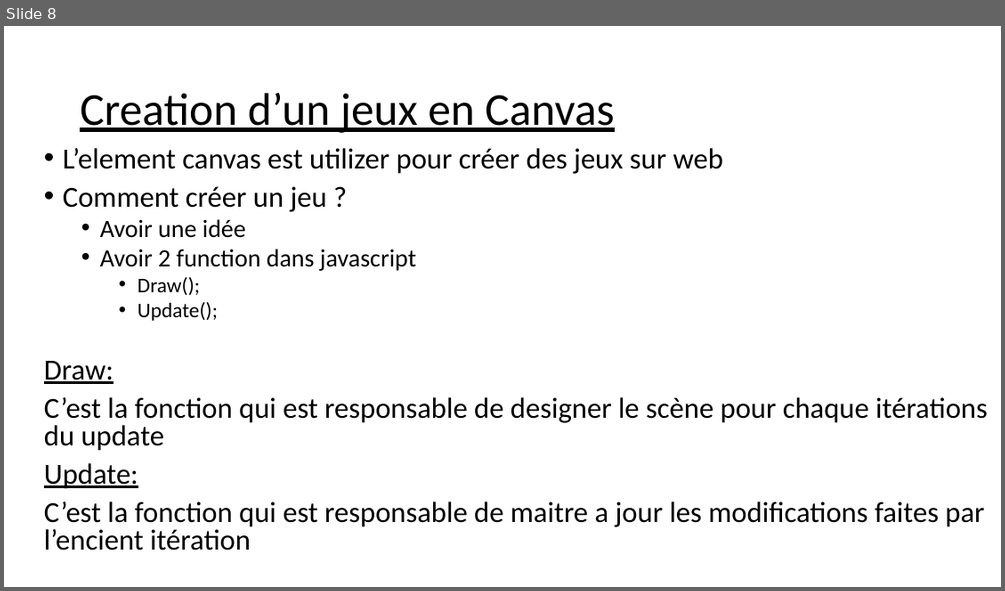
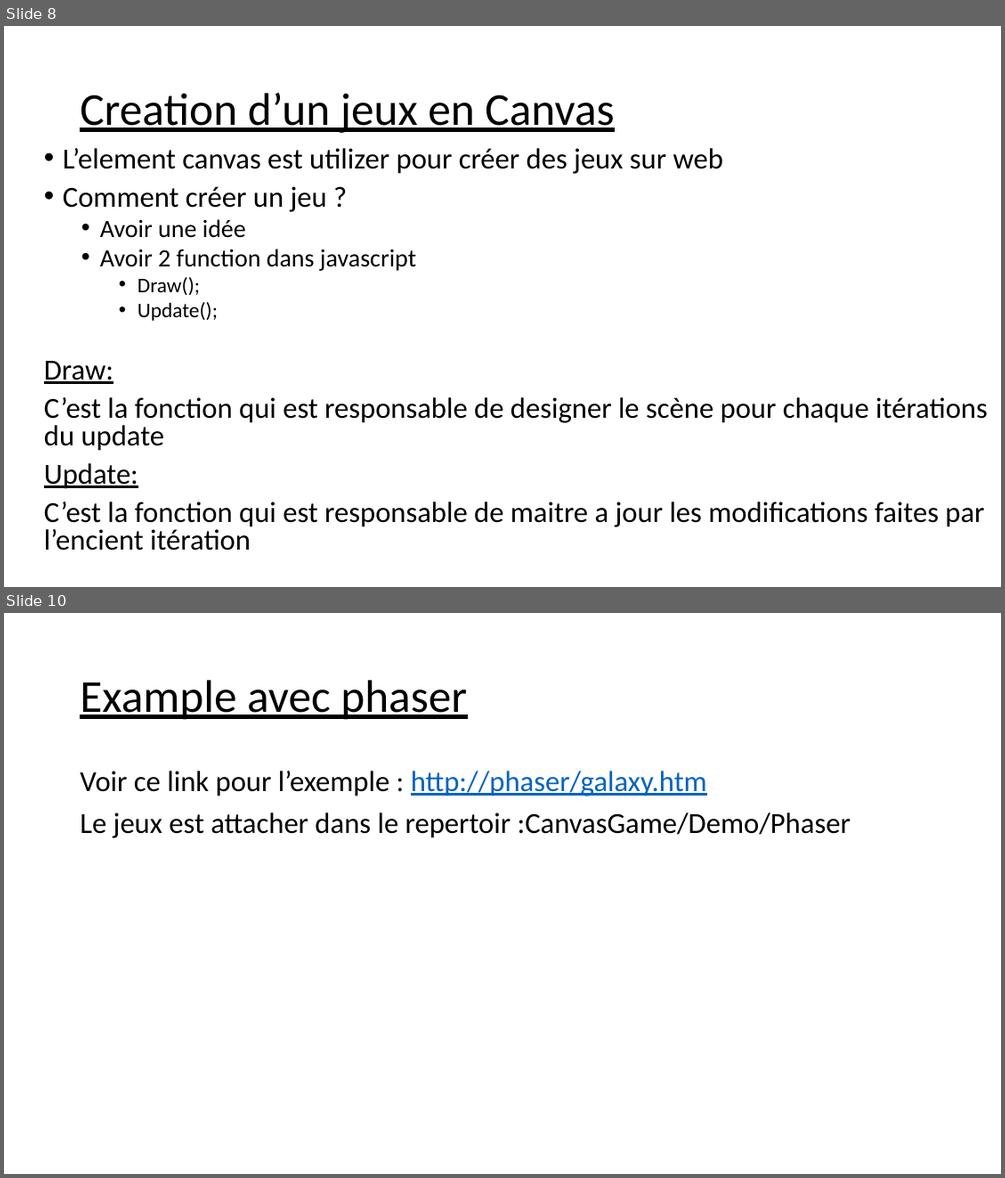
Before and after one commit to balamddine/NewHtml5, a slide deck: CanvasGame/Un jeu en canvas.pptx. Shown one above the other, each under a label of ours: slide 8 before the commit, slides 8 and 10 after it; the slides between them are not shown. The pictures are 1005x591 and 1005x1178 pixels, drawn with LibreOffice and Linux fonts; fonts in the diff are those of the drawing. Boxes give left, top, right and bottom in pixels: in the first picture for what was removed or moved away, otherwise in the second. Text is boxed around its words. In the diff, an @@ line names an element or a change of style, - is before the commit and + after.

```diff
--- a/CanvasGame/Un jeu en canvas.pptx
+++ b/CanvasGame/Un jeu en canvas.pptx
@@ slide 10 added at bbox=[4, 613, 1001, 1174], background #FFFFFF @@
@@ title added at bbox=[80, 680, 467, 720], 44 pt, text #000000, underline @@
+Example avec phaser
@@ text added at bbox=[80, 771, 850, 838], 28 pt, text #000000 @@
+Voir ce link pour l’exemple : http://phaser/galaxy.htm
+Le jeux est attacher dans le repertoir :CanvasGame/Demo/Phaser
```
Also in this commit, not shown: 1 slide changed, 1 other slide added, 1 slide removed, 16 other files.
